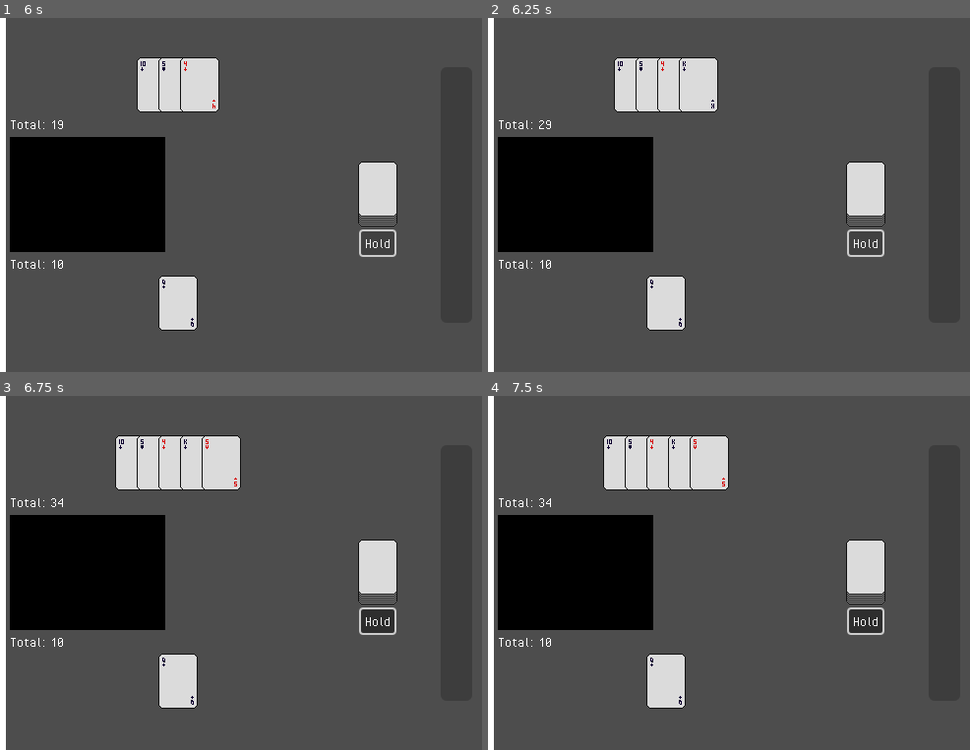
Above: before the commit, frames 1-4 (two rows, left to right).
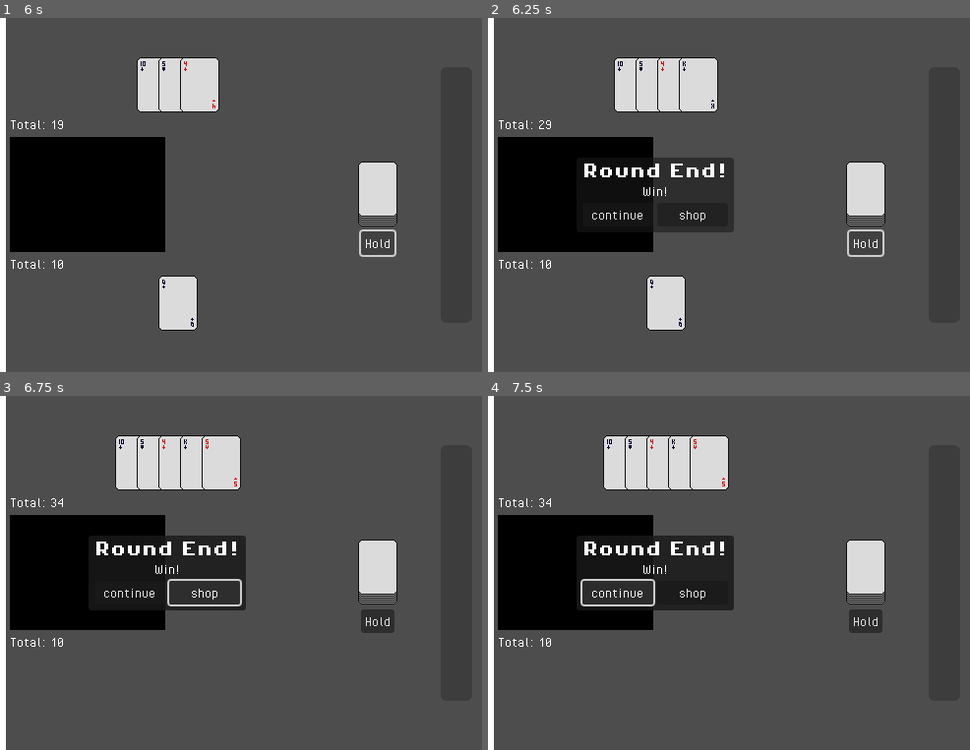
Above: after the commit, the same moments.

Repository: kytoaa/gmtk-project-2025
Game: Godot game, scene res://scenes/game_scene.tscn
Same seed, same stepped clock (60 frames per second), same inputs: the game is played once before the commit and once after it.
Inputs (mouse positions are in pixels of both pictures, inside the frame that each line leads up to):
- Up to frame 1 (6 s): click (375, 195) at 0.5 s; click "Hold" at 1.25 s; click (375, 195) at 2 s; click "Hold" at 2.75 s; click (375, 195) at 3.5 s; click "Hold" at 4.25 s; tap Enter (ui_accept) at 5, 5.85 s; hold Enter (ui_accept) 5.03-5.78 s
- Up to frame 2 (6.25 s): tap Enter (ui_accept) at 6.02 s
- Up to frame 3 (6.75 s): tap Enter (ui_accept) at 6.32 s; click (202, 594) at 6.5 s, where only the run after the commit has a clickable "shop"
- Up to frame 4 (7.5 s): click (618, 594) at 7.25 s, where only the run after the commit has a clickable "continue"

Frame 1 is identical in both runs. In frame 2, 3.8% of the frame differs, in the area x 20-52%, y 39-61%; in frame 3, 6.1%; in frame 4, 6.3%, in the area x 19-83%, y 39-89%.

Commit message:
moving cards from hand to deck or inventory

Diff:
--- a/entities/card/card.gd
+++ b/entities/card/card.gd
@@ -11,7 +11,10 @@
 @onready var suit1: Sprite2D = $NumberSuit1/Suit
 @onready var suit2: Sprite2D = $NumberSuit2/Suit
 
-func init(type: CardType, suit: CardSuit) -> void:
+var index: int
+
+func init(type: CardType, suit: CardSuit, index: int) -> void:
+	self.index = index
 	number1.offset.x = 0
 	number1.region_rect.size.x = 3
 	number1.flip_h = false
--- a/entities/hand.gd
+++ b/entities/hand.gd
@@ -10,10 +10,10 @@
 	self.cards = []
 	self.sum = 0
 
-func add_card(card) -> void:
+func add_card(card) -> int:
 	cards.append(card)
 	if not "type" in card:
-		return
+		return len(self.cards) - 1
 
 	var _sum = self.base_sum
 
@@ -35,5 +35,14 @@
 
 	self.sum = _sum
 
+	return len(self.cards) - 1
+
+func remove_card(index: int) -> Variant:
+	if index >= len(self.cards):
+		return
+	var card = self.cards[index]
+	self.cards[index] = null
+	return card
+
 func has_lost() -> bool:
 	return sum > 21
--- a/entities/mokepon/mokepon_card.gd
+++ b/entities/mokepon/mokepon_card.gd
@@ -2,5 +2,7 @@
 
 const Mokepon = MokeponCard.Mokepon
 
-func init(mokepon: Mokepon) -> void:
-	pass
+var index: int
+
+func init(mokepon: Mokepon, index: int) -> void:
+	self.index = index
--- a/globals/signal_bus.gd
+++ b/globals/signal_bus.gd
@@ -2,3 +2,7 @@
 
 signal on_player_loss
 signal on_dealer_loss
+signal on_game_end
+
+signal continue_game
+signal go_to_shop
--- a/scenes/game_scene.gd
+++ b/scenes/game_scene.gd
@@ -2,8 +2,9 @@
 
 const CardContainer = preload("res://ui/card_container.gd")
 
-const CARD_SPRITE = preload("res://entities/card/card.tscn")
-const MOKEPON_SPRITE = preload("res://entities/mokepon/mokepon_card.tscn")
+const CARD_SPRITE := preload("res://entities/card/card.tscn")
+const MOKEPON_SPRITE := preload("res://entities/mokepon/mokepon_card.tscn")
+const ROUND_END_MENU := preload("res://ui/round_end_menu.tscn")
 
 var game_data: GameData
 @onready var player_hand: Hand = Hand.new()
@@ -17,6 +18,8 @@
 var player_turn: bool = true
 
 func _ready() -> void:
+	SignalBus.go_to_shop.connect(go_to_shop_cleanup)
+
 	self.init(GameData.new())
 	self.game_data.deck.shuffle()
 
@@ -31,8 +34,17 @@
 	if not player_turn:
 		return
 
-	var card = self.draw_card(player_hand, player_hand_display, player_lose)
+	var card = self.draw_card(player_hand, player_hand_display)
+
 	player_hand_total.text = "Total: " + str(player_hand.sum)
+
+	if player_hand.has_lost():
+		self.player_lose()
+		return
+	if player_hand.sum == 21:
+		self.dealer_lose()
+		return
+
 	if "mokepon" in card:
 		player_turn = false
 
@@ -46,35 +58,79 @@
 	if player_turn:
 		return
 
-	var card = self.draw_card(dealer_hand, dealer_hand_display, dealer_lose)
+	var card = self.draw_card(dealer_hand, dealer_hand_display)
+
 	dealer_hand_total.text = "Total: " + str(dealer_hand.sum)
+
+	if dealer_hand.has_lost():
+		self.dealer_lose()
+		return
+
 	if "mokepon" in card:
 		game_data.cheat_meter += 20.0
 
-func draw_card(hand: Hand, card_container: CardContainer, loss_f: Callable) -> Variant:
+func dealer_hold() -> void:
+	if player_turn:
+		return
+
+	if player_hand.sum > dealer_hand.sum:
+		self.dealer_lose()
+	else:
+		self.player_lose()
+
+func draw_card(hand: Hand, card_container: CardContainer) -> Variant:
 	var card = self.game_data.deck.draw_card()
 
-	hand.add_card(card)
+	var card_index := hand.add_card(card)
 
 	var is_mokepon = "mokepon" in card
 
 	var card_sprite := MOKEPON_SPRITE.instantiate() if is_mokepon else CARD_SPRITE.instantiate()
 	card_container.add_card(card_sprite)
 	if is_mokepon:
-		card_sprite.init(card.mokepon)
+		card_sprite.init(card.mokepon, card_index)
 	else:
-		card_sprite.init(card.type, card.suit)
-
-	if hand.has_lost():
-		loss_f.call()
-		return card
+		card_sprite.init(card.type, card.suit, card_index)
 
 	return card
 
-
 func player_lose() -> void:
-	player_turn = false
+	var round_end_menu = ROUND_END_MENU.instantiate()
+	$UI.add_child(round_end_menu)
+	round_end_menu.init(false)
 	SignalBus.on_player_loss.emit()
 
 func dealer_lose() -> void:
+	var round_end_menu = ROUND_END_MENU.instantiate()
+	$UI.add_child(round_end_menu)
+	round_end_menu.init(true)
 	SignalBus.on_dealer_loss.emit()
+
+func game_continue() -> void:
+	pass
+
+func move_card_from_player_hand_to_deck(card_index: int) -> void:
+	var card = player_hand.remove_card(card_index)
+	game_data.deck.add_card(card)
+
+	var child = self.player_hand_display.get_card_with_index(card_index)
+
+	if child == null:
+		return
+
+	child.queue_free()
+
+func move_card_from_player_hand_to_inventory(card_index: int) -> void:
+	var card = player_hand.remove_card(card_index)
+	game_data.inventory.add_item(card)
+
+	var child = self.player_hand_display.get_card_with_index(card_index)
+
+	if child == null:
+		return
+
+	child.queue_free()
+
+func go_to_shop_cleanup() -> void:
+	for card_index in range(len(self.player_hand.cards)):
+		self.move_card_from_player_hand_to_deck(card_index)
--- a/systems/cards/deck.gd
+++ b/systems/cards/deck.gd
@@ -26,3 +26,6 @@
 
 func draw_card() -> Variant:
 	return self.cards.pop_back()
+
+func add_card(card) -> void:
+	self.cards.insert(0, card)
--- a/ui/card_container.gd
+++ b/ui/card_container.gd
@@ -1,10 +1,15 @@
 extends HBoxContainer
 
 const CARD_CONTROL := preload("res://ui/card_control.tscn")
-
-var cards: Array = []
 
 func add_card(card) -> void:
 	var control := CARD_CONTROL.instantiate()
 	self.add_child(control)
 	control.add_card(card)
+
+func get_card_with_index(index: int) -> Variant:
+	for child in self.get_children():
+		if child.get_card().index == index:
+			return child
+	printerr("no child with index ", index)
+	return null
--- a/ui/card_control.gd
+++ b/ui/card_control.gd
@@ -1,5 +1,11 @@
 extends Control
+
+var card
 
 func add_card(card) -> void:
 	self.add_child(card)
+	self.card = card
 	card.position = Vector2(20.0, 28.0)
+
+func get_card() -> Variant:
+	return self.card
--- /dev/null
+++ b/ui/round_end_menu.gd
@@ -0,0 +1,13 @@
+extends Control
+
+func init(win: bool) -> void:
+	if win:
+		$PanelContainer/MarginContainer/VBoxContainer/Label2.text = "Win!"
+	else:
+		$PanelContainer/MarginContainer/VBoxContainer/Label2.text = "Loss"
+
+func _on_shop_button_pressed() -> void:
+	SignalBus.go_to_shop.emit()
+
+func _on_continue_button_pressed() -> void:
+	SignalBus.continue_game.emit()
--- /dev/null
+++ b/ui/round_end_menu.tscn
@@ -0,0 +1,71 @@
+[gd_scene load_steps=4 format=3 uid="uid://de02dapnaqxa3"]
+
+[ext_resource type="FontFile" uid="uid://cyj666yjt3or0" path="res://ui/PixelOperator8-Bold.ttf" id="1_r2ryy"]
+[ext_resource type="Script" uid="uid://cwpvpwvc13ob0" path="res://ui/round_end_menu.gd" id="1_wddf5"]
+
+[sub_resource type="LabelSettings" id="LabelSettings_wddf5"]
+font = ExtResource("1_r2ryy")
+
+[node name="RoundEndMenu" type="Control"]
+z_index = 10
+layout_mode = 3
+anchors_preset = 15
+anchor_right = 1.0
+anchor_bottom = 1.0
+grow_horizontal = 2
+grow_vertical = 2
+script = ExtResource("1_wddf5")
+
+[node name="PanelContainer" type="PanelContainer" parent="."]
+layout_mode = 1
+anchors_preset = 8
+anchor_left = 0.5
+anchor_top = 0.5
+anchor_right = 0.5
+anchor_bottom = 0.5
+offset_left = -80.0
+offset_top = -38.0
+offset_right = 80.0
+offset_bottom = 38.0
+grow_horizontal = 2
+grow_vertical = 2
+
+[node name="MarginContainer" type="MarginContainer" parent="PanelContainer"]
+layout_mode = 2
+theme_override_constants/margin_left = 6
+theme_override_constants/margin_top = 6
+theme_override_constants/margin_right = 6
+theme_override_constants/margin_bottom = 6
+
+[node name="VBoxContainer" type="VBoxContainer" parent="PanelContainer/MarginContainer"]
+layout_mode = 2
+
+[node name="Label" type="Label" parent="PanelContainer/MarginContainer/VBoxContainer"]
+layout_mode = 2
+text = "Round End!"
+label_settings = SubResource("LabelSettings_wddf5")
+horizontal_alignment = 1
+vertical_alignment = 1
+
+[node name="Label2" type="Label" parent="PanelContainer/MarginContainer/VBoxContainer"]
+layout_mode = 2
+text = "Win!"
+horizontal_alignment = 1
+vertical_alignment = 1
+
+[node name="HBoxContainer" type="HBoxContainer" parent="PanelContainer/MarginContainer/VBoxContainer"]
+layout_mode = 2
+alignment = 1
+
+[node name="ContinueButton" type="Button" parent="PanelContainer/MarginContainer/VBoxContainer/HBoxContainer"]
+layout_mode = 2
+size_flags_horizontal = 3
+text = "continue"
+
+[node name="ShopButton" type="Button" parent="PanelContainer/MarginContainer/VBoxContainer/HBoxContainer"]
+layout_mode = 2
+size_flags_horizontal = 3
+text = "shop"
+
+[connection signal="pressed" from="PanelContainer/MarginContainer/VBoxContainer/HBoxContainer/ContinueButton" to="." method="_on_continue_button_pressed"]
+[connection signal="pressed" from="PanelContainer/MarginContainer/VBoxContainer/HBoxContainer/ShopButton" to="." method="_on_shop_button_pressed"]
Binary file added: ui/PixelOperator8-Bold.ttf
Not shown, added: ui/PixelOperator8-Bold.ttf.import
Not shown, added: ui/round_end_menu.gd.uid
